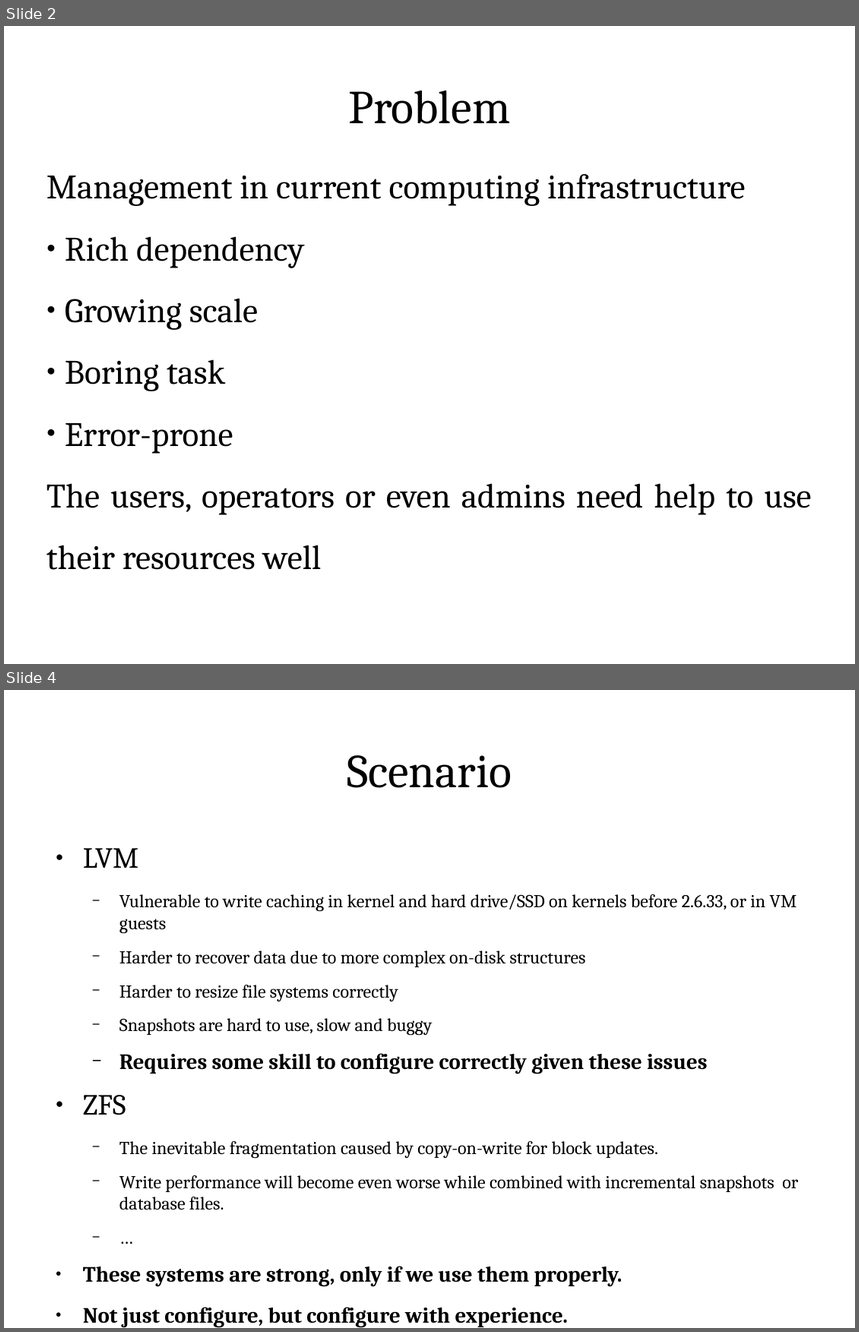
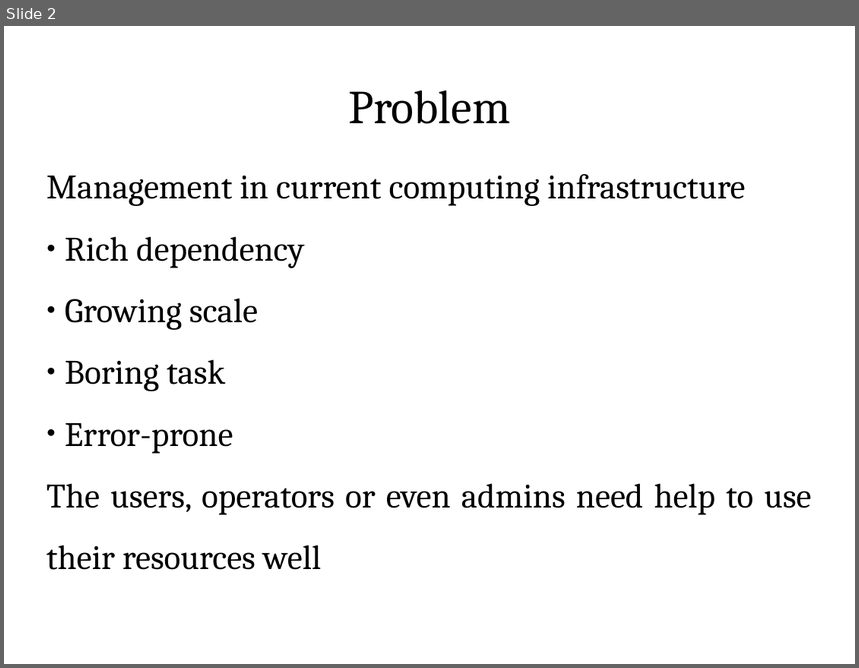
Before and after one commit to ShiZhan/fs-crawler, a slide deck: doc/oam.odp. Shown one above the other, each under a label of ours: slides 2 and 4 before the commit, slide 2 after it; the slides between them are not shown. The pictures are 859x1332 and 859x668 pixels, drawn with LibreOffice and Linux fonts; fonts in the diff are those of the drawing. Boxes give left, top, right and bottom in pixels: in the first picture for what was removed or moved away, otherwise in the second. Text is boxed around its words. In the diff, an @@ line names an element or a change of style, - is before the commit and + after.

```diff
--- a/doc/oam.odp
+++ b/doc/oam.odp
@@ slide 4 removed at [4, 690, 855, 1328], background #FFFFFF @@
@@ title removed at [347, 755, 512, 788] @@
-Scenario
@@ text removed at [83, 848, 798, 1287] @@
-● LVM
-  − Vulnerable to write caching in kernel and hard drive/SSD on kernels before 2.6.33, or in VM guests
-  − Harder to recover data due to more complex on-disk structures
-  − Harder to resize file systems correctly
-  − Snapshots are hard to use, slow and buggy
-  − Requires some skill to configure correctly given these issues
-● ZFS
-  − The inevitable fragmentation caused by copy-on-write for block updates.
-  − Write performance will become even worse while combined with incremental snapshots or database files.
-  − …
-● These systems are strong, only if we use them properly.
-● Not just configure, but configure with experience.
```
Also in this commit, not shown: 3 slides changed, 3 slides added, 6 other slides removed.
